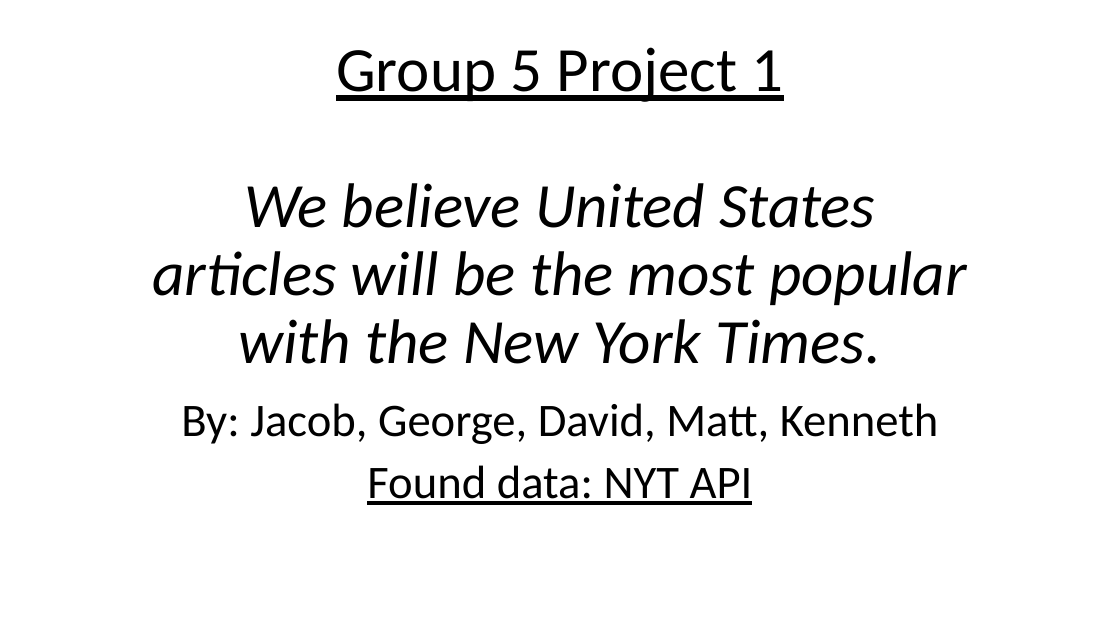
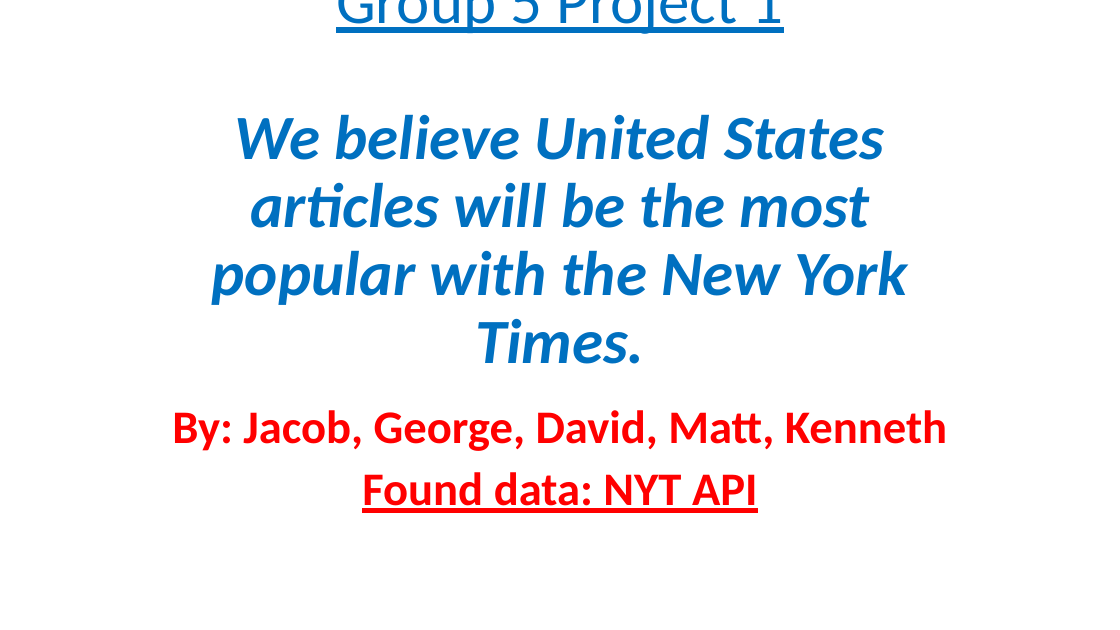
Before and after one commit to CTRLALTAFK/NYT_Analytics, a slide deck: slide 1 of Group 5 Project 1 PowerPoint.pptx. Drawn at 1120x630 pixels with LibreOffice and Linux fonts; fonts in the diff are those of the drawing. Boxes give left, top, right and bottom in pixels: in the first picture for what was removed or moved away, otherwise in the second. Text is boxed around its words. In the diff, an @@ line names an element or a change of style, - is before the commit and + after.

Commit message:
update
update

```diff
--- a/Group 5 Project 1 PowerPoint.pptx
+++ b/Group 5 Project 1 PowerPoint.pptx
@@ title "Group 5 Project 1 We ..." at [212,0,908,364]: text colour #000000 to #0070C0; bold on in "We believe United States articles will be ..." @@
@@ subtitle "By: Jacob, George, David, Matt, ...": place and size @@
-subtitle "By: Jacob, George, David, Matt, ..." at [181,403,939,505]
+subtitle "By: Jacob, George, David, Matt, ..." at [172,410,947,513]
@@ subtitle "By: Jacob, George, David, Matt, ..." at [172,410,947,513]: text colour #000000 to #FF0000, bold on @@
```
Also in this commit, not shown: 1 other slide changed, 4 slides added, 3 slides removed.
